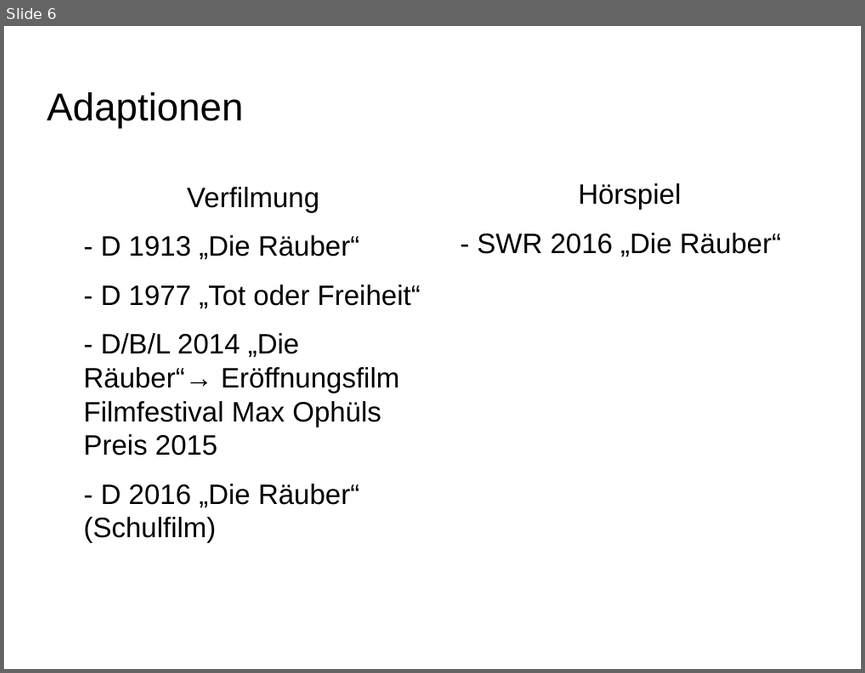
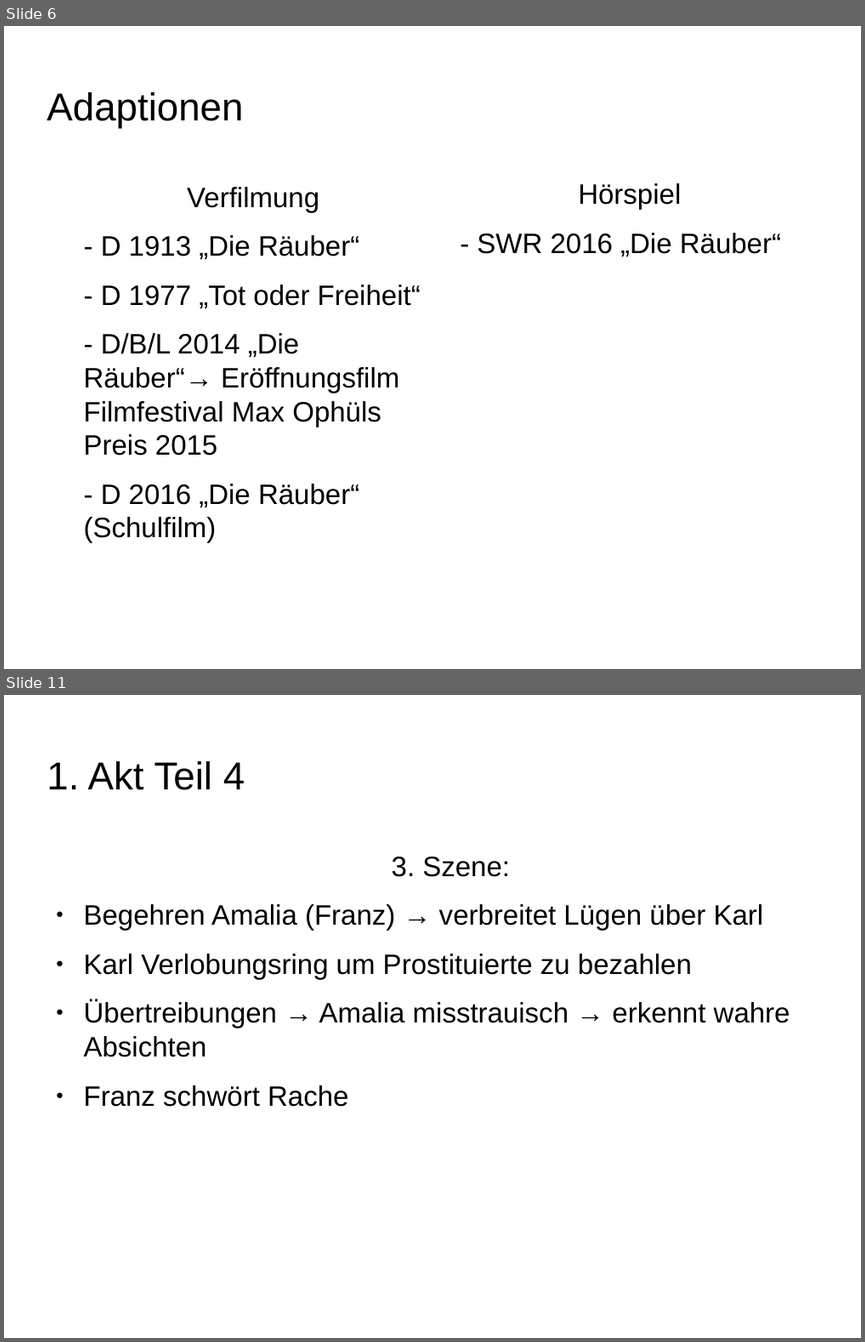
Before and after one commit to Galaxyqasar/Schule, a slide deck: Vortraege/Die_R-uber/Die_Raeuber.odp. Shown one above the other, each under a label of ours: slide 6 before the commit, slides 6 and 11 after it; the slides between them are not shown. The pictures are 865x673 and 865x1342 pixels, drawn with LibreOffice and Linux fonts; fonts in the diff are those of the drawing; background and template pictures are left out. Boxes give left, top, right and bottom in pixels: in the first picture for what was removed or moved away, otherwise in the second. Text is boxed around its words. In the diff, an @@ line names an element or a change of style, - is before the commit and + after.

```diff
--- a/Vortraege/Die_R-uber/Die_Raeuber.odp
+++ b/Vortraege/Die_R-uber/Die_Raeuber.odp
@@ slide 11 added at (4,695,861,1338), background picture (left out) @@
@@ title added at (46,761,245,790), 36 pt, text #000000 @@
+1. Akt Teil 4
@@ text added at (84,857,790,1106), 26 pt, text #000000 @@
+3. Szene:
+● Begehren Amalia (Franz) → verbreitet Lügen über Karl
+● Karl Verlobungsring um Prostituierte zu bezahlen
+● Übertreibungen → Amalia misstrauisch → erkennt wahre Absichten
+● Franz schwört Rache
```
Also in this commit, not shown: 2 slides changed, 15 other slides added.
